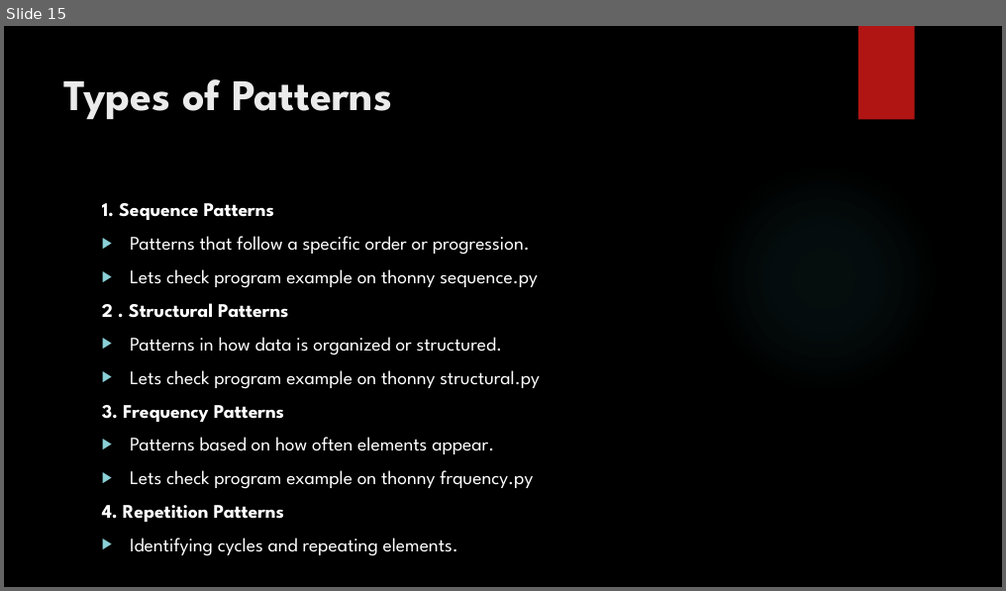
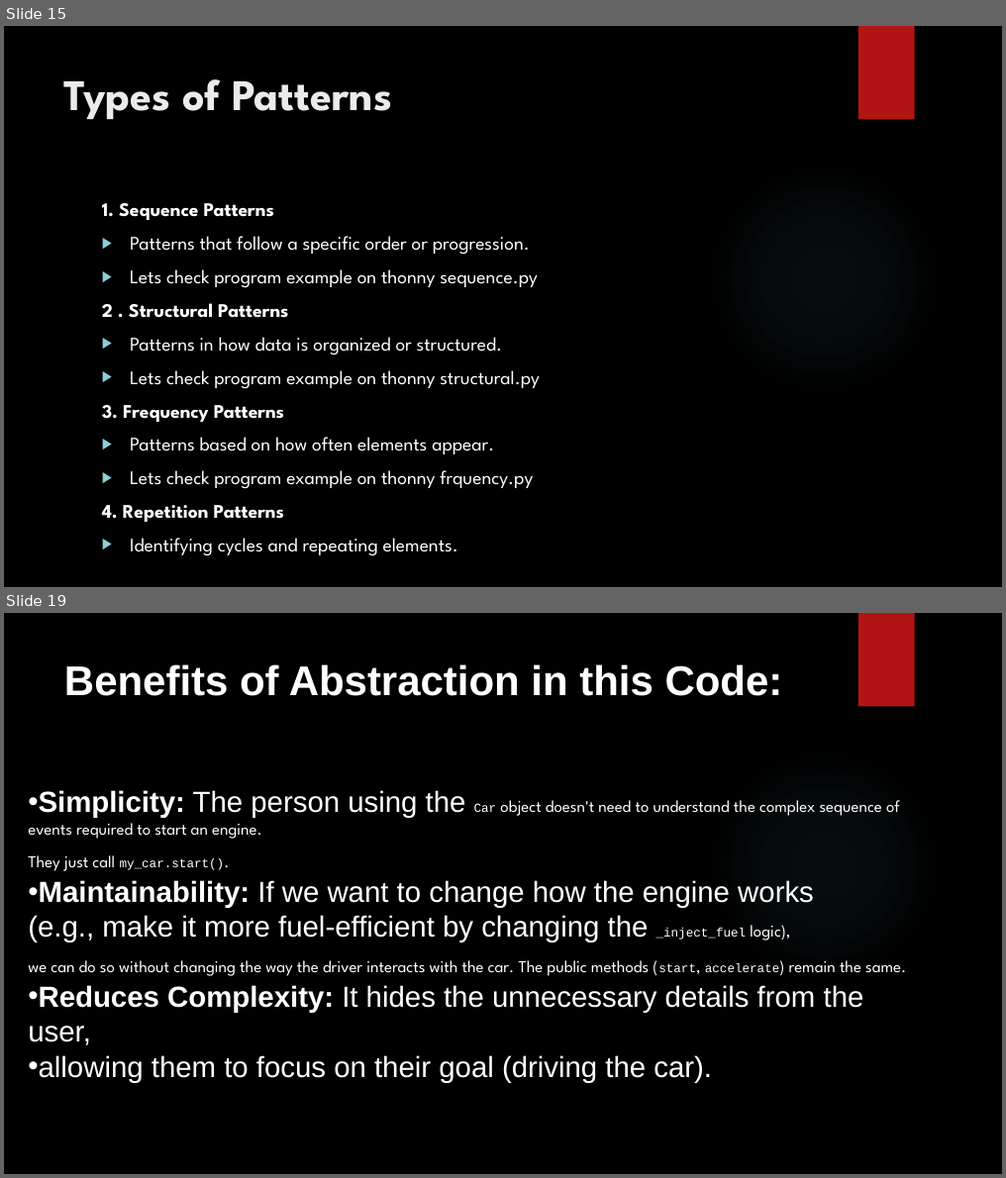
Before and after one commit to gbengeneh/GDPclass_algorithm, a slide deck: slides/Algorithm and data structure.pptx. Shown one above the other, each under a label of ours: slide 15 before the commit, slides 15 and 19 after it; the slides between them are not shown. The pictures are 1006x591 and 1006x1178 pixels, drawn with LibreOffice and Linux fonts; fonts in the diff are those of the drawing; background and template pictures are left out. Boxes give left, top, right and bottom in pixels: in the first picture for what was removed or moved away, otherwise in the second. Text is boxed around its words. In the diff, an @@ line names an element or a change of style, - is before the commit and + after.

```diff
--- a/slides/Algorithm and data structure.pptx
+++ b/slides/Algorithm and data structure.pptx
@@ slide 19 added at (4, 613, 1002, 1174), background picture (left out); not listed: 2 template elements that a slide beside it also shows @@
@@ title added at (64, 664, 783, 696), 40 pt, text #FFFFFF, bold @@
+Benefits of Abstraction in this Code:
@@ text added at (28, 790, 906, 1083), 28 pt, text #FFFFFF @@
+• Simplicity: The person using the Car object doesn't need to understand the complex sequence of events required to start an engine.
+They just call my_car.start().
+• Maintainability: If we want to change how the engine works
+(e.g., make it more fuel-efficient by changing the _inject_fuel logic),
+we can do so without changing the way the driver interacts with the car. The public methods (start, accelerate) remain the same.
+• Reduces Complexity: It hides the unnecessary details from the user,
+• allowing them to focus on their goal (driving the car).
```
Also in this commit, not shown: 4 other slides added, 4 other files.
